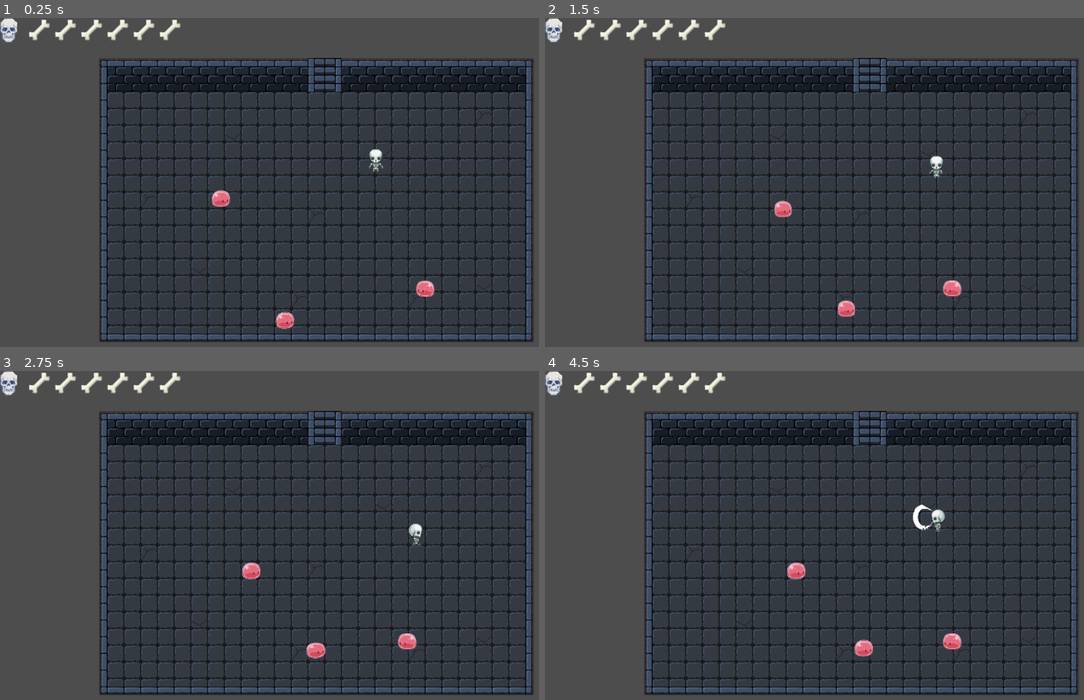
Above: before the commit, frames 1-4 (two rows, left to right).
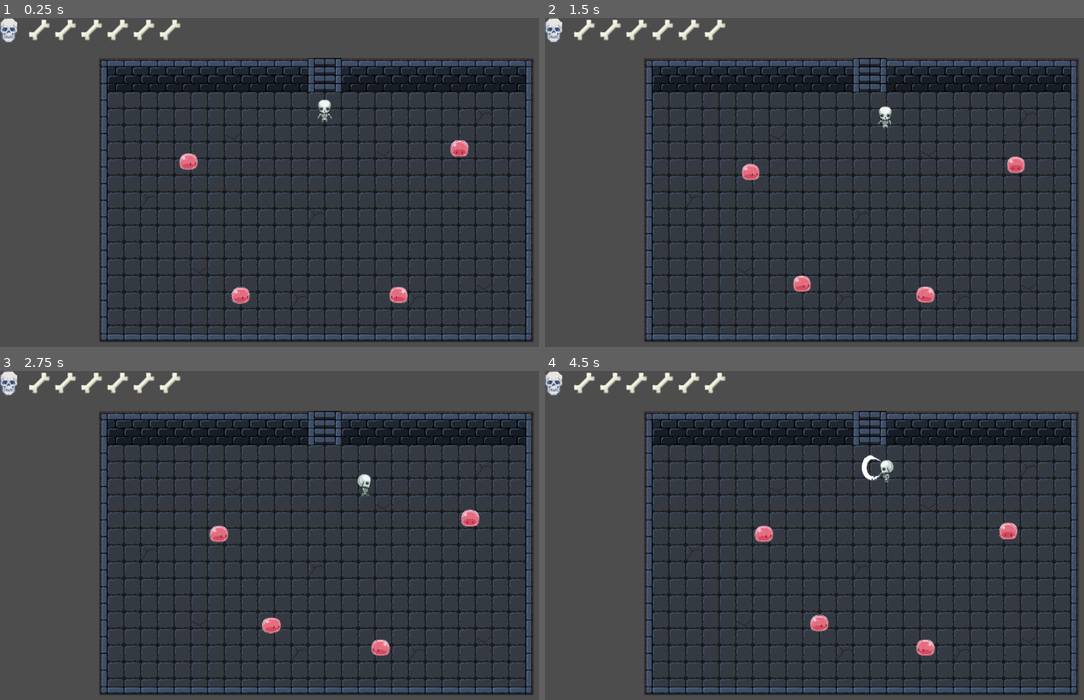
Above: after the commit, the same moments.

Repository: JISaldana/LootNBones
Game: Godot game, scene res://TestRoom.tscn
Two runs of this game, one before a commit and one after it. Both use one fixed random seed, a clock stepped at 60 frames per second and the inputs below.
Inputs:
- Up to frame 1 (0.25 s): no input
- Up to frame 2 (1.5 s): tap Enter (ui_accept) at 0.5, 0.6, 0.77, 1.07, 1.35 s; hold Right (ui_right) 0.53-1.28 s; hold Down (ui_down) from 1.28 s (still down)
- Up to frame 3 (2.75 s): tap Enter (ui_accept) at 1.52, 1.82, 2.1 s; release Down (ui_down) at 2.03 s; hold Right (ui_right) from 2.03 s (still down)
- Up to frame 4 (4.5 s): release Right (ui_right) at 2.78 s; hold Up (ui_up) 2.78-3.53 s; tap Enter (ui_accept) at 2.85, 3.02, 3.32, 3.6, 3.77, 4.07, 4.35 s; hold Left (ui_left) from 3.53 s (still down)

The runs differ from the first frame. In frame 1, 1.3% of the frame differs, in the area x 33-88%, y 24-95%; in frame 2, 1.3%; in frame 3, 1.3%; in frame 4, 1.5%, in the area x 38-88%, y 25-87%.

Commit message:
Development Playground Updated

Diff:
--- a/PlayerScript.gd
+++ b/PlayerScript.gd
@@ -19,94 +19,94 @@
 var last_direction = "down"
 
 func _ready():
-    add_to_group("player")
-    attack_area.body_entered.connect(_on_attack_area_body_entered)
-    await get_tree().process_frame
-    health_changed.emit(current_health)
+	add_to_group("player")
+	attack_area.body_entered.connect(_on_attack_area_body_entered)
+	await get_tree().process_frame
+	health_changed.emit(current_health)
 
 func _physics_process(delta):
-    if knockback_velocity.length() > 10:
-        velocity = knockback_velocity
-        knockback_velocity = lerp(knockback_velocity, Vector2.ZERO, 0.1)
-    else:
-        knockback_velocity = Vector2.ZERO
-        if is_attacking:
-            return
-        if Input.is_action_just_pressed("ui_accept"):
-            execute_attack()
-            return
-        var direction = Input.get_vector("ui_left", "ui_right", "ui_up", "ui_down")
+	if knockback_velocity.length() > 10:
+		velocity = knockback_velocity
+		knockback_velocity = lerp(knockback_velocity, Vector2.ZERO, 0.1)
+	else:
+		knockback_velocity = Vector2.ZERO
+		if is_attacking:
+			return
+		if Input.is_action_just_pressed("ui_accept"):
+			execute_attack()
+			return
+		var direction = Input.get_vector("ui_left", "ui_right", "ui_up", "ui_down")
 
-        if direction != Vector2.ZERO:
-            velocity = direction * SPEED
-            update_direction_and_pivot(direction)
-        else:
-            velocity = velocity.move_toward(Vector2.ZERO, SPEED)
-            sprite.stop()
-            sprite.frame = 1
-    move_and_slide()
+		if direction != Vector2.ZERO:
+			velocity = direction * SPEED
+			update_direction_and_pivot(direction)
+		else:
+			velocity = velocity.move_toward(Vector2.ZERO, SPEED)
+			sprite.stop()
+			sprite.frame = 1
+	move_and_slide()
 
 func take_damage(amount: int = 1, attacker_pos: Vector2 = Vector2.ZERO):
-    if is_invulnerable:
-        return
-    current_health -= amount
-    current_health = max(0, current_health)
-    health_changed.emit(current_health)
-    if current_health <= 0:
-        die()
-    else:
-        if attacker_pos != Vector2.ZERO:
-            var knockback_dir = (global_position - attacker_pos).normalized()
-            var knockback_strength = max(0.0, 900.0 - poise)
-            knockback_velocity = knockback_dir * knockback_strength
-        start_invulnerability()
+	if is_invulnerable:
+		return
+	current_health -= amount
+	current_health = max(0, current_health)
+	health_changed.emit(current_health)
+	if current_health <= 0:
+		die()
+	else:
+		if attacker_pos != Vector2.ZERO:
+			var knockback_dir = (global_position - attacker_pos).normalized()
+			var knockback_strength = max(0.0, 900.0 - poise)
+			knockback_velocity = knockback_dir * knockback_strength
+		start_invulnerability()
 
 func start_invulnerability():
-    is_invulnerable = true
-    var tween = create_tween()
-    tween.tween_property(sprite, "modulate", Color(2, 0.4, 0.4), 0.1)
-    tween.tween_property(sprite, "modulate", Color(1, 1, 1), 0.1)
-    tween.set_loops(5)
+	is_invulnerable = true
+	var tween = create_tween()
+	tween.tween_property(sprite, "modulate", Color(2, 0.4, 0.4), 0.1)
+	tween.tween_property(sprite, "modulate", Color(1, 1, 1), 0.1)
+	tween.set_loops(5)
 
-    await get_tree().create_timer(1.0).timeout
-    is_invulnerable = false
+	await get_tree().create_timer(1.0).timeout
+	is_invulnerable = false
 
 func die():
-    get_tree().reload_current_scene()
+	get_tree().reload_current_scene()
 
 func update_direction_and_pivot(dir):
-    if abs(dir.x) > abs(dir.y):
-        last_direction = "side"
-        sprite.play("side")
-        sprite.flip_h = (dir.x < 0)
-        pivot.rotation_degrees = 0 if dir.x > 0 else 180
-    else:
-        if dir.y > 0:
-            last_direction = "down"
-            sprite.play("down")
-            pivot.rotation_degrees = 90
-        else:
-            last_direction = "up"
-            sprite.play("up")
-            pivot.rotation_degrees = 270
+	if abs(dir.x) > abs(dir.y):
+		last_direction = "side"
+		sprite.play("side")
+		sprite.flip_h = (dir.x < 0)
+		pivot.rotation_degrees = 0 if dir.x > 0 else 180
+	else:
+		if dir.y > 0:
+			last_direction = "down"
+			sprite.play("down")
+			pivot.rotation_degrees = 90
+		else:
+			last_direction = "up"
+			sprite.play("up")
+			pivot.rotation_degrees = 270
 
 func execute_attack():
-    is_attacking = true
-    attack_sprite.visible = true
-    attack_sprite.play("swing")
-    attack_shape.disabled = false
+	is_attacking = true
+	attack_sprite.visible = true
+	attack_sprite.play("swing")
+	attack_shape.disabled = false
 
-    var bodytouch = attack_area.get_overlapping_bodies()
-    for body in bodytouch:
-        if body.is_in_group("enemies") and body.has_method("take_damage"):
-            body.take_damage(global_position)
-    await attack_sprite.animation_finished
+	var bodytouch = attack_area.get_overlapping_bodies()
+	for body in bodytouch:
+		if body.is_in_group("enemies") and body.has_method("take_damage"):
+			body.take_damage(global_position)
+	await attack_sprite.animation_finished
 
-    attack_shape.disabled = true
-    attack_sprite.visible = false
-    is_attacking = false
+	attack_shape.disabled = true
+	attack_sprite.visible = false
+	is_attacking = false
 
 func _on_attack_area_body_entered(body):
-    if is_attacking and body.is_in_group("enemies"):
-        if body.has_method("take_damage"):
-            body.take_damage(global_position)
+	if is_attacking and body.is_in_group("enemies"):
+		if body.has_method("take_damage"):
+			body.take_damage(global_position)
--- a/TestRoom.tscn
+++ b/TestRoom.tscn
@@ -597,7 +597,7 @@
 limit_bottom = 586
 
 [node name="PlayerBody" type="CharacterBody2D" parent="." unique_id=1333968089 groups=["player"]]
-position = Vector2(529, 193)
+position = Vector2(431, 98)
 script = ExtResource("2_cbkwy")
 
 [node name="PlayerCollision" type="CollisionShape2D" parent="PlayerBody" unique_id=1666832310]
@@ -631,7 +631,7 @@
 shape = SubResource("CapsuleShape2D_gcbeg")
 
 [node name="EnemyBody" type="CharacterBody2D" parent="." unique_id=1706779488 groups=["enemies"]]
-position = Vector2(630, 442)
+position = Vector2(579, 454)
 script = ExtResource("5_fk7fr")
 
 [node name="EnemyCollision" type="CollisionShape2D" parent="EnemyBody" unique_id=123310304]
@@ -652,7 +652,7 @@
 shape = SubResource("CircleShape2D_g07mp")
 
 [node name="EnemyBody2" type="CharacterBody2D" parent="." unique_id=27355709 groups=["enemies"]]
-position = Vector2(226, 265)
+position = Vector2(164, 194)
 script = ExtResource("5_fk7fr")
 
 [node name="EnemyCollision" type="CollisionShape2D" parent="EnemyBody2" unique_id=1702439557]
@@ -673,7 +673,7 @@
 shape = SubResource("CircleShape2D_g07mp")
 
 [node name="EnemyBody3" type="CharacterBody2D" parent="." unique_id=1956308904 groups=["enemies"]]
-position = Vector2(349, 507)
+position = Vector2(264, 459)
 script = ExtResource("5_fk7fr")
 
 [node name="EnemyCollision" type="CollisionShape2D" parent="EnemyBody3" unique_id=1130678212]
@@ -694,9 +694,33 @@
 [node name="AreaDetector" type="CollisionShape2D" parent="EnemyBody3/Detector" unique_id=1395250629]
 shape = SubResource("CircleShape2D_g07mp")
 
+[node name="EnemyBody4" type="CharacterBody2D" parent="." unique_id=1128033500 groups=["enemies"]]
+position = Vector2(685, 165)
+script = ExtResource("5_fk7fr")
+
+[node name="EnemyCollision" type="CollisionShape2D" parent="EnemyBody4" unique_id=1890722245]
+position = Vector2(2.25, 1.25)
+shape = SubResource("CapsuleShape2D_adu6t")
+debug_color = Color(0.9098039, 0, 0, 0.41960785)
+
+[node name="EnemySprite" type="AnimatedSprite2D" parent="EnemyBody4" unique_id=846475184]
+position = Vector2(1.2500153, 0.25)
+scale = Vector2(0.5, 0.5)
+sprite_frames = SubResource("SpriteFrames_0cgfa")
+animation = &"side"
+frame_progress = 0.43181747
+
+[node name="Detector" type="Area2D" parent="EnemyBody4" unique_id=2136218232]
+position = Vector2(1.25, 0.25)
+
+[node name="AreaDetector" type="CollisionShape2D" parent="EnemyBody4/Detector" unique_id=209881176]
+shape = SubResource("CircleShape2D_g07mp")
+
 [connection signal="body_entered" from="EnemyBody/Detector" to="EnemyBody" method="_on_detector_body_entered"]
 [connection signal="body_exited" from="EnemyBody/Detector" to="EnemyBody" method="_on_detector_body_exited"]
 [connection signal="body_entered" from="EnemyBody2/Detector" to="EnemyBody2" method="_on_detector_body_entered"]
 [connection signal="body_exited" from="EnemyBody2/Detector" to="EnemyBody2" method="_on_detector_body_exited"]
 [connection signal="body_entered" from="EnemyBody3/Detector" to="EnemyBody3" method="_on_detector_body_entered"]
 [connection signal="body_exited" from="EnemyBody3/Detector" to="EnemyBody3" method="_on_detector_body_exited"]
+[connection signal="body_entered" from="EnemyBody4/Detector" to="EnemyBody4" method="_on_detector_body_entered"]
+[connection signal="body_exited" from="EnemyBody4/Detector" to="EnemyBody4" method="_on_detector_body_exited"]
